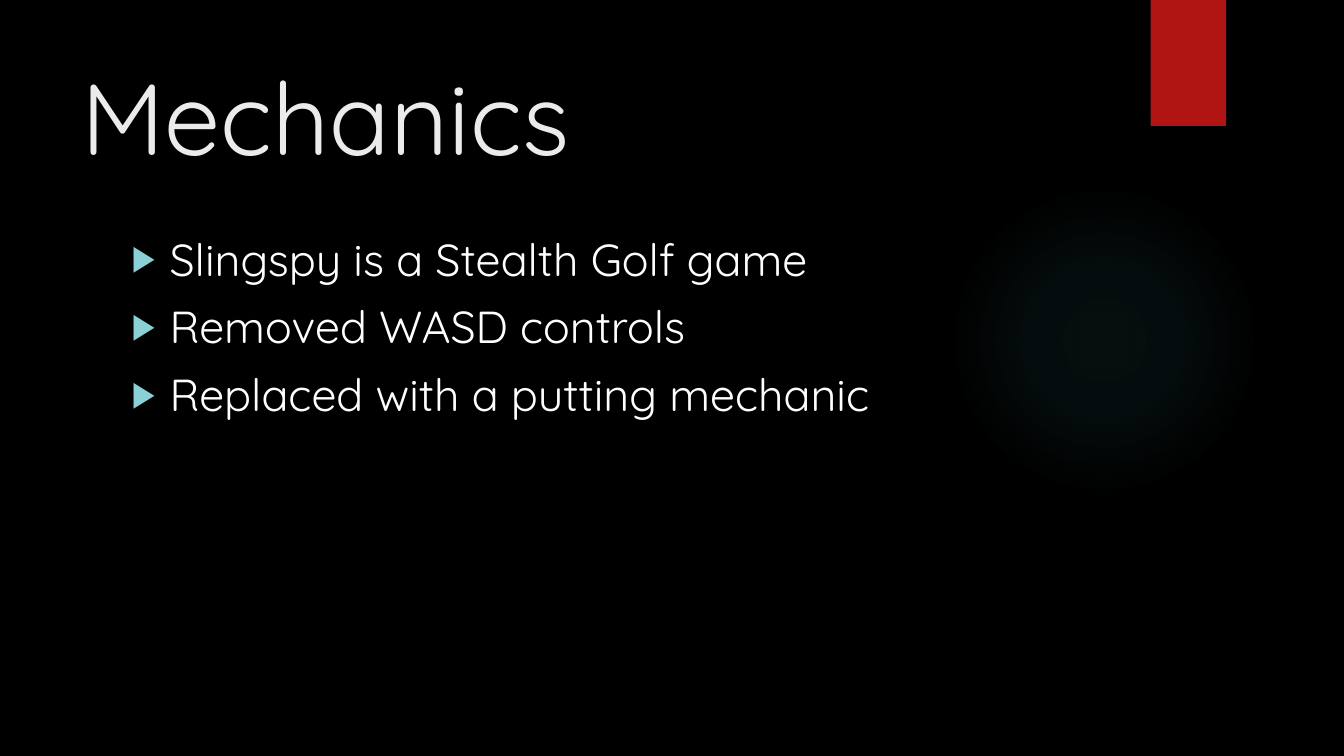
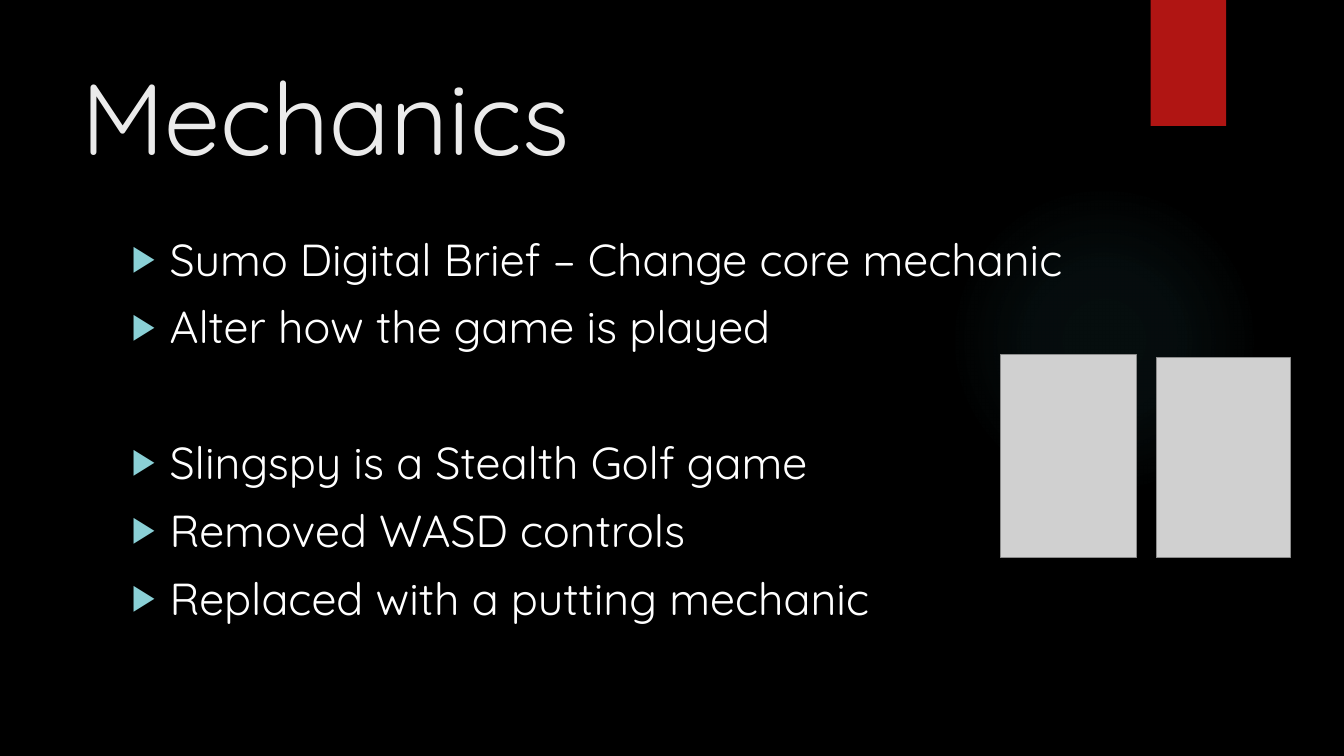
Before and after one commit to UoSGroupProjects1819/mgp-team-11, a slide deck: slide 2 of documentation and research/sam/Slingspy.pptx. Drawn at 1344x756 pixels with LibreOffice and Linux fonts; fonts in the diff are those of the drawing; grey boxes stand for pictures; background and template pictures are left out. Boxes give left, top, right and bottom in pixels: in the first picture for what was removed or moved away, otherwise in the second. Text is boxed around its words. In the diff, an @@ line names an element or a change of style, - is before the commit and + after.

```diff
--- a/documentation and research/sam/Slingspy.pptx
+++ b/documentation and research/sam/Slingspy.pptx
@@ text at (170,243,1063,352): paragraphs added @@
+▶ Sumo Digital Brief – Change core mechanic
+▶ Alter how the game is played
@@ picture added at (1001,354,1137,558) @@
@@ picture added at (1156,357,1291,558) @@
```
Also in this commit, not shown: 2 other slides changed.
